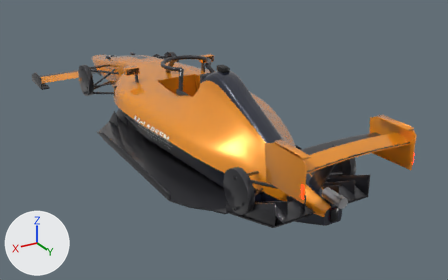
The Blender file content/cars/mclarsen-mcl40/mclarsen_mcl40.blend: old version first, new version second.
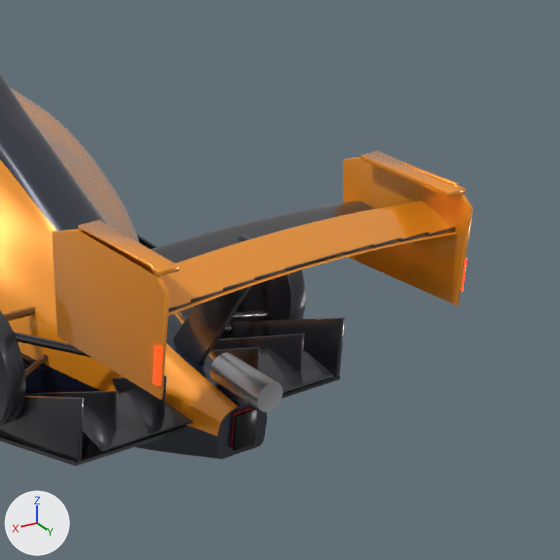
Each version appears first whole from a camera (50 mm lens) standing at (2.88, 5.46, 2.68) and looking at (-0.29, 0.18, 0.04), and next in a close-up on the part from 55% to 100% of the width and 21% to 94% of the height. Lighting does not change. The marker at lower left points along +X, +Y and +Z. The last two pictures show the newer version.

Script lines for the objects in view, before the commit:
```python
me_mclarsen_mcl40 = bpy.data.meshes.new('mclarsen_mcl40')
me_mclarsen_mcl40.from_pydata(...)  # 22914 vertices, 21189 faces; spans x -0.91..0.91, y -3.02..2.56, z 0.0..1.02
me_mclarsen_mcl40.materials.append(mat_car_paint)  # orange #f99921
me_mclarsen_mcl40.materials.append(mat_car_accent)  # dark blue #1d2235
me_mclarsen_mcl40.materials.append(mat_car_carbon)  # dark grey #303035
me_mclarsen_mcl40.materials.append(mat_car_metal)  # light grey #c8c8cb
me_mclarsen_mcl40.materials.append(mat_car_lamp_housing)  # black #242427
me_mclarsen_mcl40.materials.append(mat_car_rainlight)  # red #cb2727, glowing red #ff2700
me_mclarsen_mcl40.materials.append(mat_car_glass)  # dark blue #273038
me_mclarsen_mcl40.materials.append(mat_car_seat)  # dark grey #3f3f45
me_mclarsen_mcl40.materials.append(mat_car_alcantara)  # dark grey #3c3c3f
me_mclarsen_mcl40.materials.append(mat_car_interior)  # dark grey #4d4d50
me_mclarsen_mcl40.materials.append(mat_car_tcam)  # black #272727
me_mclarsen_mcl40.materials.append(mat_car_decal)  # white #f7f7f6
me_mclarsen_mcl40.materials.append(mat_car_trim)  # black #222224
me_mclarsen_mcl40.materials.append(mat_car_logo)
ob_mclarsen_mcl40 = bpy.data.objects.new('mclarsen_mcl40', me_mclarsen_mcl40)
ob_mclarsen_mcl40.location = (0.0, 0.0, 0.0)
```
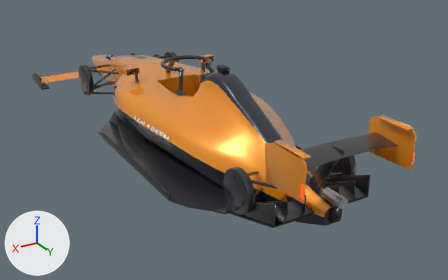
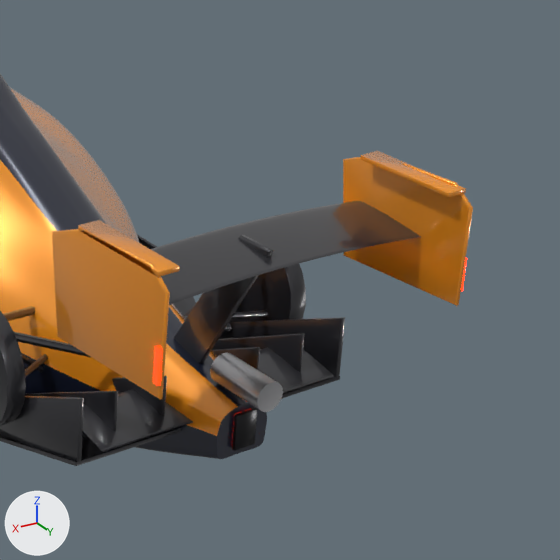
The change in detail:
me_mclarsen_mcl40 is used by ob_mclarsen_mcl40; location (0.0, 0.0, 0.0).
me_mclarsen_mcl40 had 22914 vertices, 21189 faces and spanned x -0.91..0.91, y -3.02..2.56, z 0.0..1.02.
me_mclarsen_mcl40 now has 21579 vertices, 19908 faces and spans x -0.91..0.91, y -3.02..2.56, z 0.0..1.02.
me_mclarsen_mcl40 part 1: 10 loose pieces with 1335 vertices, spanning x -0.5..0.5, y 2.4..2.53, z 0.82..0.9, are deleted.

Boxes [x1, y1, x2, y2] around the edits, measured in the close-ups (560 x 560 px):
part 1 of me_mclarsen_mcl40, deleted
    before: [161, 201, 456, 316]
